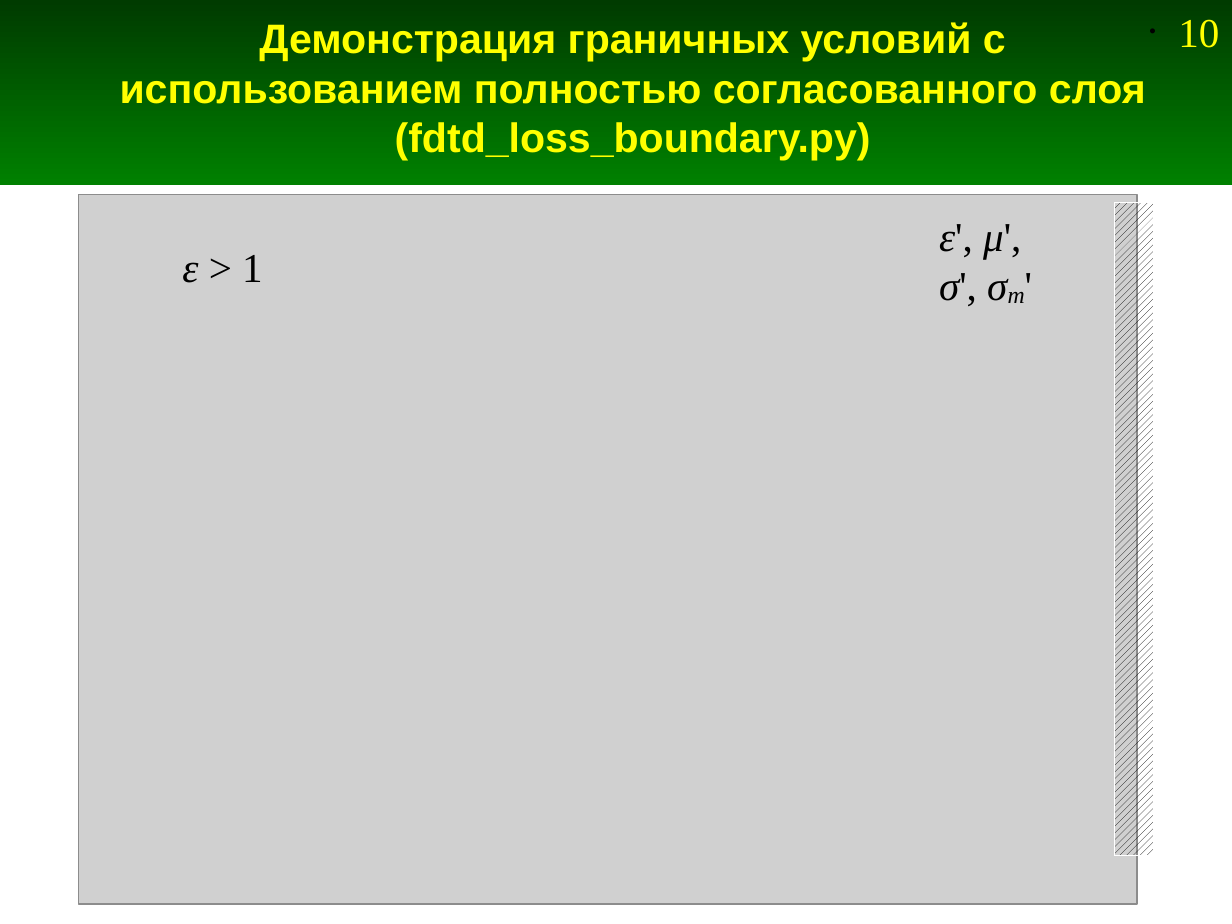
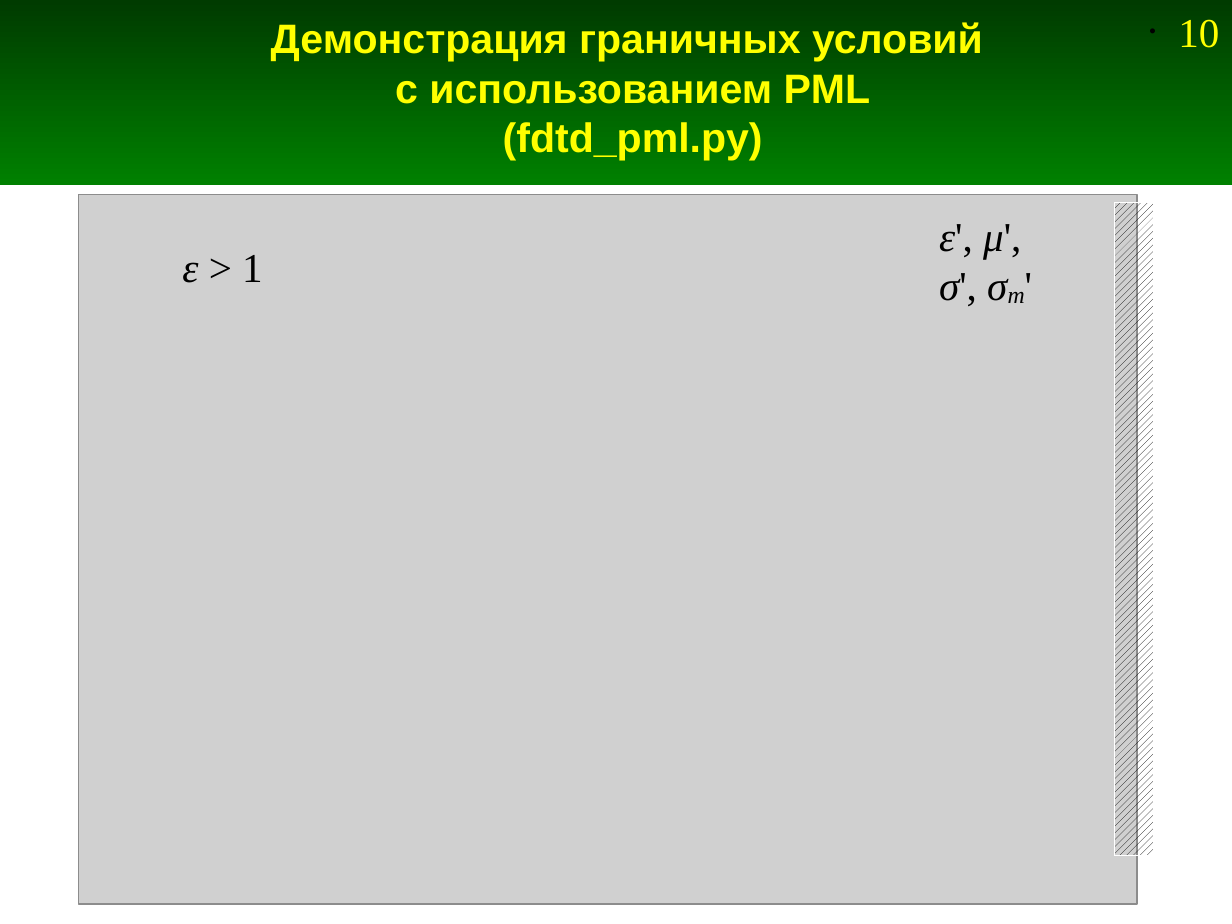
Before and after one commit to Jenyay/modelling, a slide deck: slide 10 of fdtd/presentations/08. FDTD-1D PML.odp. Drawn at 1232x924 pixels with LibreOffice and Linux fonts; fonts in the diff are those of the drawing; grey boxes stand for pictures. Boxes give left, top, right and bottom in pixels: in the first picture for what was removed or moved away, otherwise in the second. Text is boxed around its words. In the diff, an @@ line names an element or a change of style, - is before the commit and + after.

```diff
--- a/fdtd/presentations/08. FDTD-1D PML.odp
+++ b/fdtd/presentations/08. FDTD-1D PML.odp
@@ title at (271,22,983,160): text changed @@
-Демонстрация граничных условий с использованием полностью согласованного слоя
-(fdtd_loss_boundary.py)
+Демонстрация граничных условий
+с использованием PML
+(fdtd_pml.py)
```
Also in this commit, not shown: 5 other slides changed, 5 other files.
